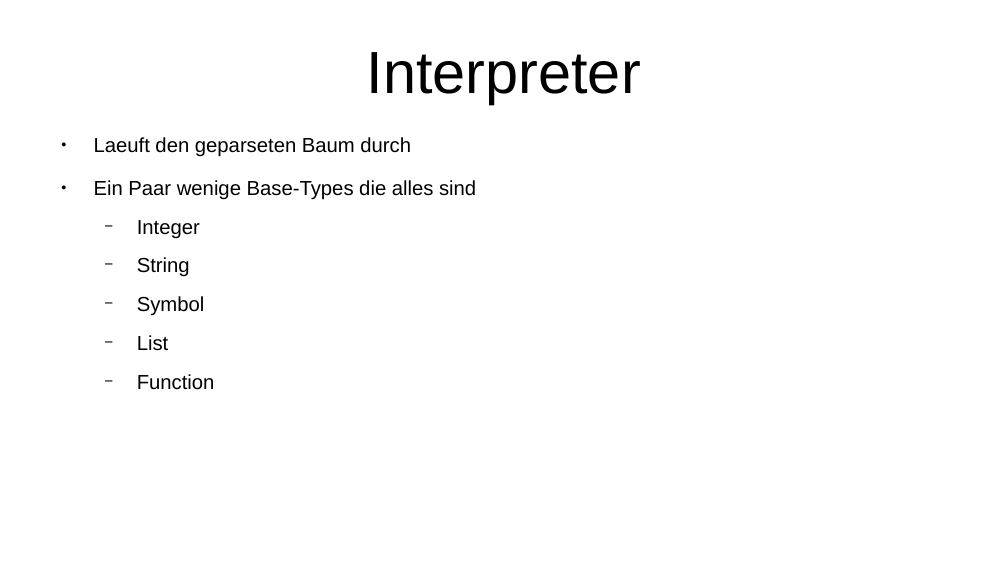
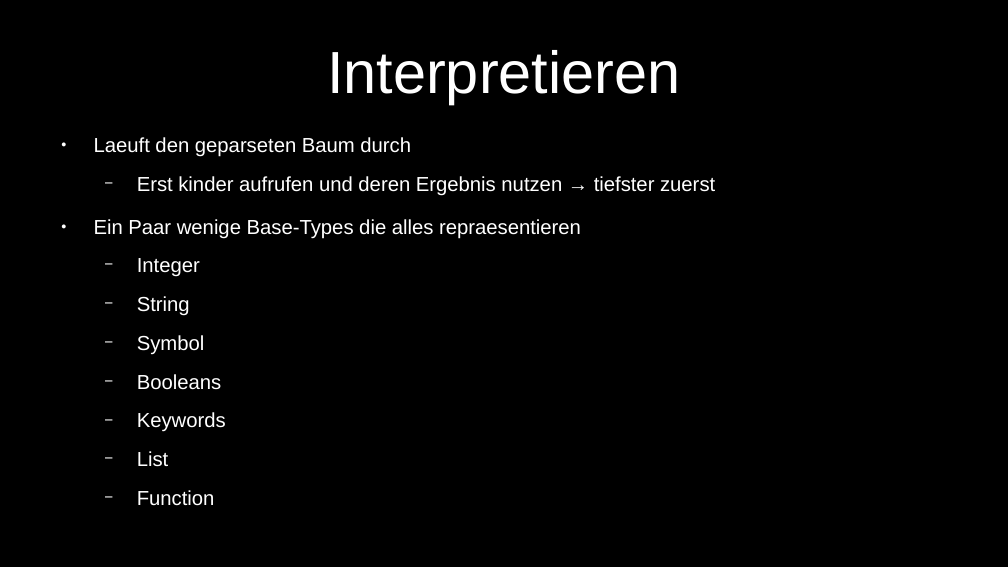
Before and after one commit to Iquiji/little-schemer-talk, a slide deck: slide 15 of Talk Engineering Day 2-6-2022.odp (slide 13 before the commit). Drawn at 1008x567 pixels with LibreOffice and Linux fonts; fonts in the diff are those of the drawing. Boxes give left, top, right and bottom in pixels: in the first picture for what was removed or moved away, otherwise in the second. Text is boxed around its words. In the diff, an @@ line names an element or a change of style, - is before the commit and + after.

```diff
--- a/Talk Engineering Day 2-6-2022.odp
+++ b/Talk Engineering Day 2-6-2022.odp
@@ background #FFFFFF to #000000 @@
@@ title at [327, 50, 680, 104]: text changed; text colour #000000 to #FFFFFF @@
-Interpreter
+Interpretieren
@@ text at [94, 137, 411, 467]: text colour #000000 to #FFFFFF in "Laeuft den geparseten Baum durch", "Integer", "String", "Symbol" and 2 more places; bullet colour #000000 to #FFFFFF @@
@@ text at [94, 176, 715, 239]: text changed; text colour #000000 to #FFFFFF @@
-● Ein Paar wenige Base-Types die alles sind
+  − Erst kinder aufrufen und deren Ergebnis nutzen → tiefster zuerst
+● Ein Paar wenige Base-Types die alles repraesentieren
@@ text at [137, 374, 226, 432]: paragraphs added @@
+  − Booleans
+  − Keywords
```
Also in this commit, not shown: 14 other slides changed, 11 slides added, 2 slides removed.
